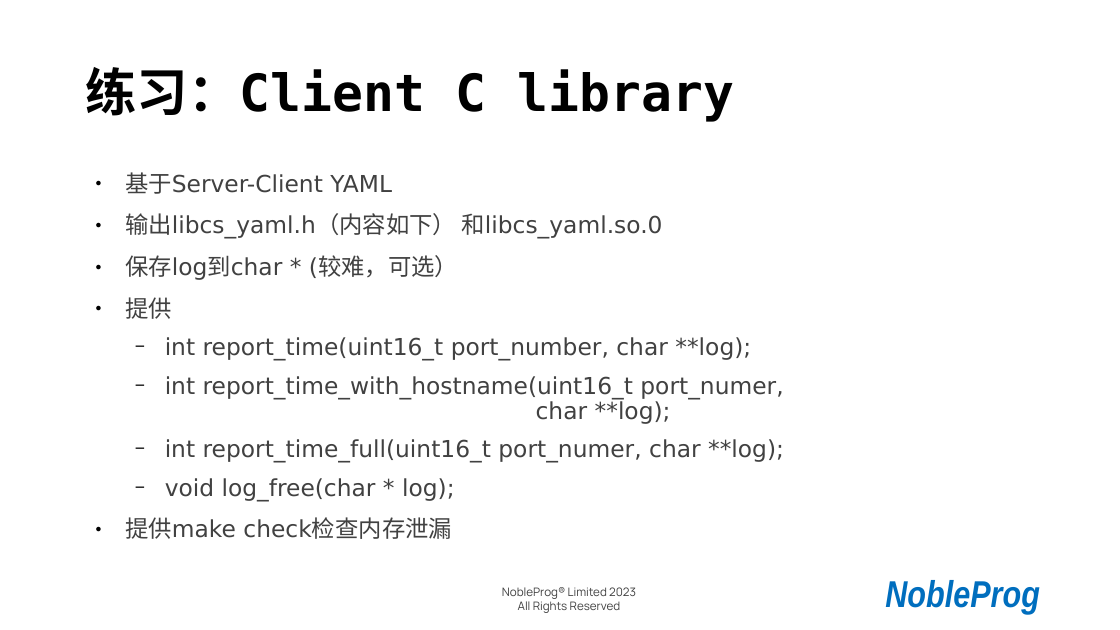
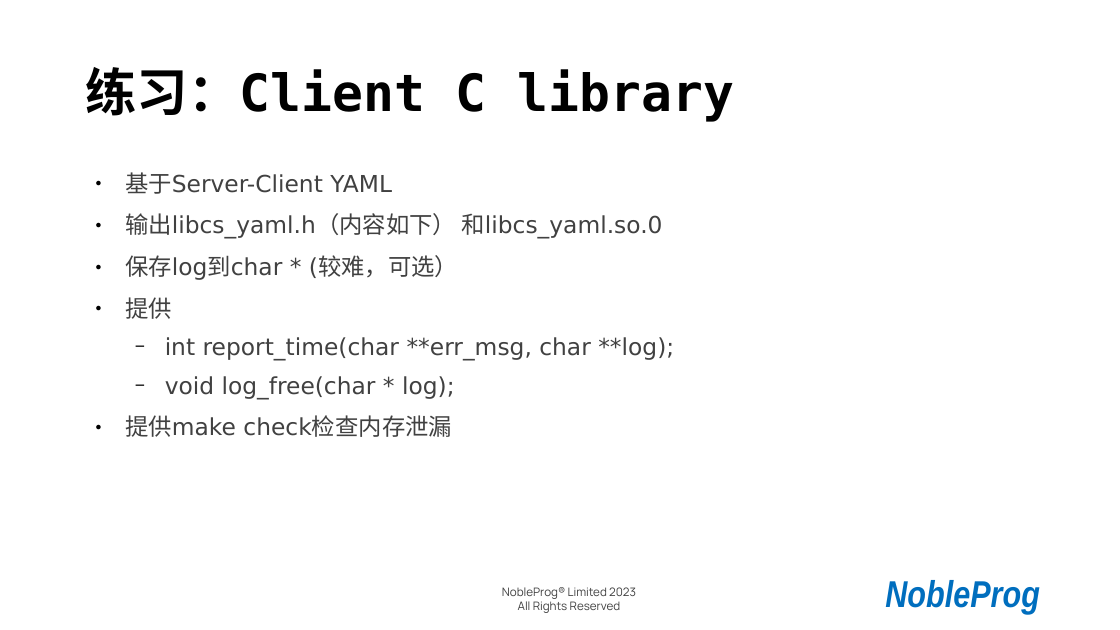
Before and after one commit to cathay4t/rust_training_2023_shanghai, a slide deck: slide 26 of presentation.odp. Drawn at 1120x630 pixels with LibreOffice and Linux fonts; fonts in the diff are those of the drawing; background and template pictures are left out. Boxes give left, top, right and bottom in pixels: in the first picture for what was removed or moved away, otherwise in the second. Text is boxed around its words. In the diff, an @@ line names an element or a change of style, - is before the commit and + after.

```diff
--- a/presentation.odp
+++ b/presentation.odp
@@ text at <box>165,337,674,361</box>: text changed @@
-  − int report_time(uint16_t port_number, char **log);
-  − int report_time_with_hostname(uint16_t port_numer, char **log);
-  − int report_time_full(uint16_t port_numer, char **log);
+  − int report_time(char **err_msg, char **log);
```
Also in this commit, not shown: 1 other slide changed, 16 other files.
